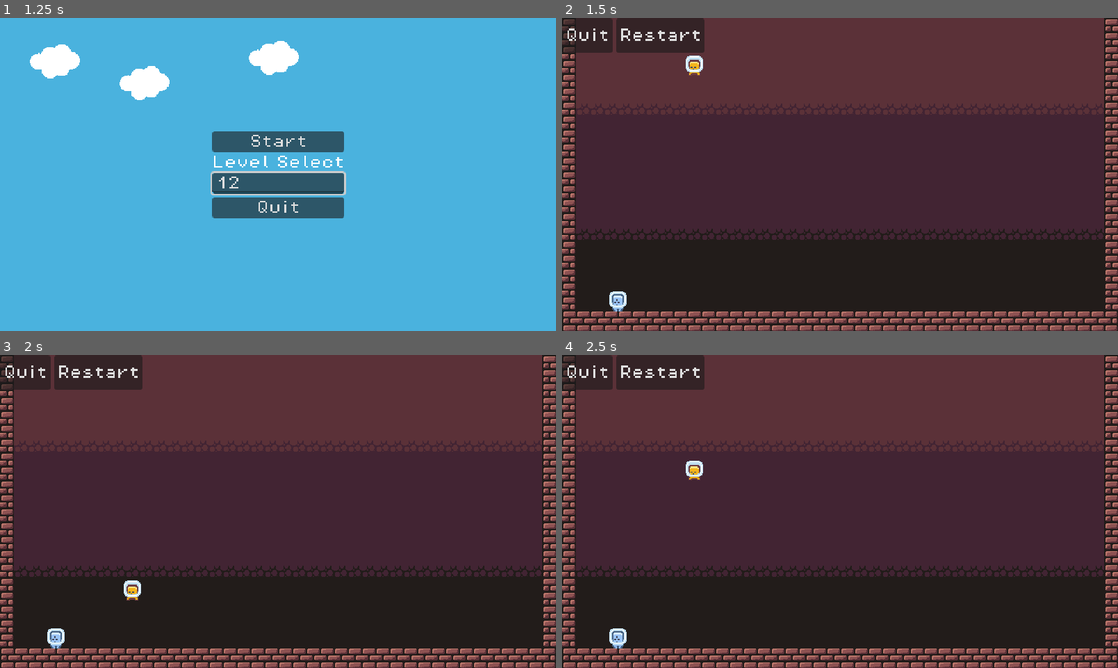
Above: before the commit, frames 1-4 (two rows, left to right).
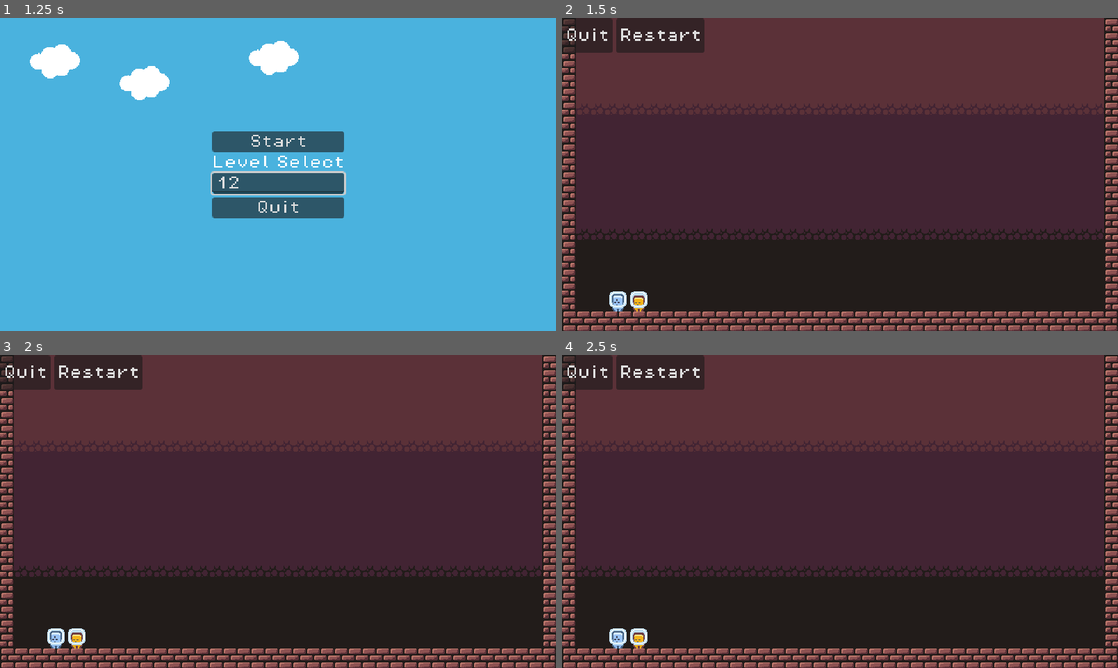
Above: after the commit, the same moments.

Repository: silviaalex/sun-and-moon
Game: Godot game, scene res://scences/game.tscn
Two runs of this game, one before a commit and one after it. Both use one fixed random seed, a clock stepped at 60 frames per second and the inputs below.
Inputs (mouse positions are in pixels of both pictures, inside the frame that each line leads up to):
- Up to frame 1 (1.25 s): click (278, 183) at 0.52 s; type "12" at 0.6 s
- Up to frame 2 (1.5 s): click "Start" at 1.25 s
- Up to frame 3 (2 s): no input
- Up to frame 4 (2.5 s): click "Restart" at 2 s

Frame 1 is identical in both runs. In frame 2, 0.3% of the frame differs, in the area x 12-26%, y 12-94%; in frame 3, 0.4%, in the area x 12-26%, y 72-94%; in frame 4, 0.3%.

Commit message:
Add README and liquids and spikes images

Diff:
--- a/scences/level.tscn
+++ b/scences/level.tscn
@@ -17,7 +17,7 @@
 tile_set = ExtResource("1_qi052")
 
 [node name="SunCharacter" parent="." instance=ExtResource("3_tas22")]
-position = Vector2(152, 48)
+position = Vector2(88, 336)
 
 [node name="MoonCharacter" parent="." instance=ExtResource("4_7l045")]
 position = Vector2(64, 336)
Binary file added: scences/tilesets/liquids.png
Not shown, added: scences/tilesets/liquids.png.import
Binary file added: scences/tilesets/spikes.png
Not shown, added: scences/tilesets/spikes.png.import
Not shown, added: README.md
